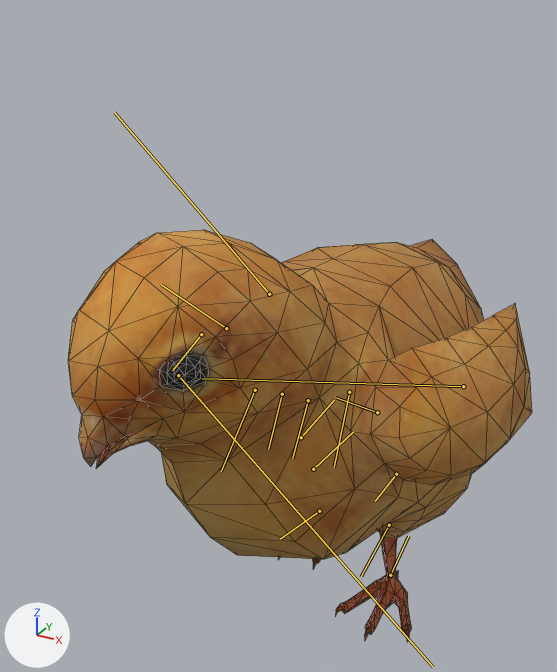
Two versions of the glTF model Asset/Models/Chick/@Chick.gltf, one commit apart.
Camera for both pictures: a camera (50 mm lens) standing at (4.53, -10.22, 10.15) and looking at (-0.77, -0.59, 5.33). Lighting does not change. The marker at lower left points along +X, +Y and +Z. The first picture is the older version. Both versions are drawn at frame 19 of the action 'Struggle'; the numbers are the values there. The bones that change are drawn over the model as lines. Mesh edges are drawn as thin lines.
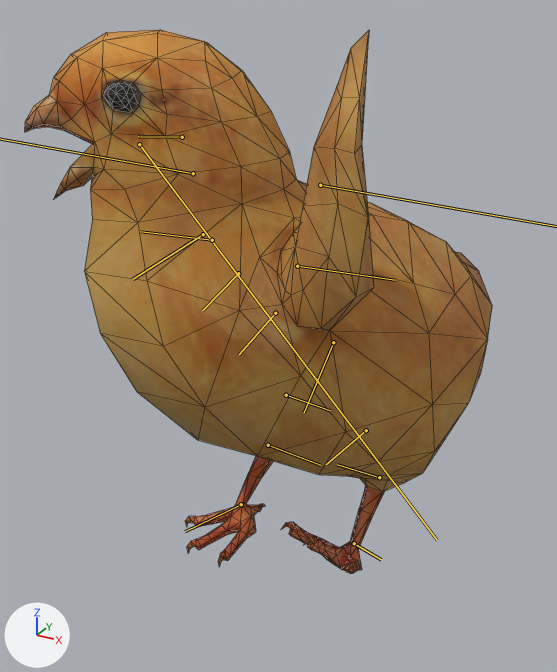
Changed parts and their boxes (x1, y1, x2, y2) in the pictures (557 x 672 px):
'Object_7', posed (32% taller)
    before: (68, 230, 532, 641)
    after: (25, 30, 492, 574)
bone 'Root_M_01', root to tip
    before: (349, 392) to (334, 467)
    after: (333, 342) to (304, 412)
bone 'Hip_R_02', root to tip
    before: (301, 437) to (334, 399)
    after: (286, 395) to (330, 410)
bone 'Knee_R_03', root to tip
    before: (313, 469) to (353, 431)
    after: (268, 445) to (320, 465)
bone 'Ankle_R_04', root to tip
    before: (319, 511) to (280, 539)
    after: (241, 504) to (185, 531)
bone 'Spine1_M_07', root to tip
    before: (308, 400) to (292, 458)
    after: (275, 313) to (239, 354)
bone 'Chest_M_08', root to tip
    before: (282, 394) to (268, 449)
    after: (238, 273) to (202, 310)
bone 'Neck_M_09', root to tip
    before: (255, 390) to (221, 471)
    after: (203, 234) to (133, 279)
bone 'Head_M_010', root to tip
    before: (201, 334) to (172, 370)
    after: (182, 137) to (138, 136)
bone 'Jaw_M_012', root to tip
    before: (178, 375) to (433, 667)
    after: (139, 144) to (437, 540)
bone 'Shoulder_R_015', root to tip
    before: (226, 328) to (161, 284)
    after: (212, 240) to (140, 231)
bone 'Shoulder_L_019', root to tip
    before: (377, 412) to (335, 397)
    after: (297, 266) to (395, 280)
bone 'Hip_L_022', root to tip
    before: (396, 474) to (375, 501)
    after: (366, 430) to (326, 464)
bone 'Knee_L_023', root to tip
    before: (389, 525) to (361, 576)
    after: (379, 477) to (337, 464)
bone 'Ankle_L_024', root to tip
    before: (390, 575) to (408, 536)
    after: (354, 543) to (381, 559)

What changed in the scene script:
```text
Change bone_root_m_01:
    where bone_root_m_01 = bpy.data.objects['Object_4'].pose.bones['Root_M_01']  # child of 'root_00'
    bone_root_m_01.location: (0.06, -0.11, 0.0) -> (0.53, -0.85, -0.29)
    bone_root_m_01.rotation_quaternion: (0.994, -0.03, 0.054, 0.09) -> (0.976, -0.06, 0.198, -0.069)  # degrees (-3, 6, 10) -> degrees (-9, 22, -10)
    bone_root_m_01.scale: (1.0, 1.0, 1.0) -> (1.04, 0.93, 1.04)
Change bone_hip_r_02:
    where bone_hip_r_02 = bpy.data.objects['Object_4'].pose.bones['Hip_R_02']  # child of 'Root_M_01'
    bone_hip_r_02.rotation_quaternion: (0.998, 0.001, 0.009, 0.065) -> (0.96, -0.005, -0.037, -0.277)  # degrees (0, 1, 7) -> degrees (1, -4, -32)
Change bone_knee_r_03:
    where bone_knee_r_03 = bpy.data.objects['Object_4'].pose.bones['Knee_R_03']  # child of 'Hip_R_02'
    bone_knee_r_03.rotation_quaternion: (0.999, -0.001, 0.006, 0.043) -> (0.995, -0.002, 0.014, 0.103)  # degrees (0, 1, 5) -> degrees (0, 2, 12)
Change bone_ankle_r_04:
    where bone_ankle_r_04 = bpy.data.objects['Object_4'].pose.bones['Ankle_R_04']  # child of 'Knee_R_03'
    bone_ankle_r_04.rotation_quaternion: (0.987, 0.0, 0.029, 0.159) -> (0.94, 0.0, -0.06, -0.336)  # degrees (1, 3, 18) -> degrees (2, -7, -39)
Change bone_spine1_m_07:
    where bone_spine1_m_07 = bpy.data.objects['Object_4'].pose.bones['Spine1_M_07']  # child of 'Root_M_01'
    bone_spine1_m_07.rotation_quaternion: (0.999, 0.029, -0.034, 0.0) -> (0.998, -0.026, 0.027, -0.044)  # degrees (3, -4, 0) -> degrees (-3, 3, -5)
Change bone_chest_m_08:
    where bone_chest_m_08 = bpy.data.objects['Object_4'].pose.bones['Chest_M_08']  # child of 'Spine1_M_07'
    bone_chest_m_08.rotation_quaternion: (1.0, 0.0, 0.0, 0.0) -> (0.999, -0.014, 0.016, -0.034)  # degrees (0, 0, 0) -> degrees (-2, 2, -4)
Change bone_neck_m_09:
    where bone_neck_m_09 = bpy.data.objects['Object_4'].pose.bones['Neck_M_09']  # child of 'Chest_M_08'
    bone_neck_m_09.rotation_quaternion: (0.986, -0.104, 0.117, 0.06) -> (0.998, -0.044, 0.041, -0.031)  # degrees (-11, 14, 6) -> degrees (-5, 5, -4)
Change bone_head_m_010:
    where bone_head_m_010 = bpy.data.objects['Object_4'].pose.bones['Head_M_010']  # child of 'Neck_M_09'
    bone_head_m_010.rotation_quaternion: (0.991, 0.039, 0.124, 0.015) -> (0.989, -0.145, 0.041, -0.016)  # degrees (5, 14, 2) -> degrees (-17, 4, -3)
Change bone_jaw_m_012:
    where bone_jaw_m_012 = bpy.data.objects['Object_4'].pose.bones['Jaw_M_012']  # child of 'Head_M_010'
    bone_jaw_m_012.rotation_quaternion: (1.0, 0.0, 0.0, 0.007) -> (0.951, 0.0, 0.0, 0.31)  # degrees (0, 0, 1) -> degrees (0, 0, 36)
Change bone_shoulder_r_015:
    where bone_shoulder_r_015 = bpy.data.objects['Object_4'].pose.bones['Shoulder_R_015']  # child of 'Scapula_R_014'
    bone_shoulder_r_015.rotation_quaternion: (0.998, 0.058, 0.017, 0.005) -> (0.631, 0.138, -0.301, 0.701)  # degrees (7, 2, 1) -> degrees (-18, -35, 102)
Change bone_elbow_r_016:
    where bone_elbow_r_016 = bpy.data.objects['Object_4'].pose.bones['Elbow_R_016']  # child of 'Shoulder_R_015'
    bone_elbow_r_016.rotation_quaternion: (1.0, 0.0, 0.0, 0.0) -> (0.984, -0.047, 0.043, 0.166)  # degrees (0, 0, 0) -> degrees (-5, 6, 19)
Change bone_shoulder_l_019:
    where bone_shoulder_l_019 = bpy.data.objects['Object_4'].pose.bones['Shoulder_L_019']  # child of 'Scapula_L_018'
    bone_shoulder_l_019.rotation_quaternion: (0.998, 0.058, 0.017, 0.005) -> (0.631, 0.138, -0.301, 0.701)  # degrees (7, 2, 1) -> degrees (-18, -35, 102)
Change bone_elbow_l_020:
    where bone_elbow_l_020 = bpy.data.objects['Object_4'].pose.bones['Elbow_L_020']  # child of 'Shoulder_L_019'
    bone_elbow_l_020.rotation_quaternion: (1.0, 0.0, 0.0, 0.0) -> (0.984, -0.047, 0.043, 0.166)  # degrees (0, 0, 0) -> degrees (-5, 6, 19)
Change bone_hip_l_022:
    where bone_hip_l_022 = bpy.data.objects['Object_4'].pose.bones['Hip_L_022']  # child of 'Root_M_01'
    bone_hip_l_022.rotation_quaternion: (0.979, -0.003, -0.027, -0.202) -> (0.994, 0.002, 0.015, 0.108)  # degrees (0, -3, -23) -> degrees (0, 2, 12)
Change bone_knee_l_023:
    where bone_knee_l_023 = bpy.data.objects['Object_4'].pose.bones['Knee_L_023']  # child of 'Hip_L_022'
    bone_knee_l_023.rotation_quaternion: (0.966, -0.005, 0.034, 0.254) -> (0.961, 0.005, -0.037, -0.272)  # degrees (0, 4, 30) -> degrees (2, -4, -32)
Change bone_ankle_l_024:
    where bone_ankle_l_024 = bpy.data.objects['Object_4'].pose.bones['Ankle_L_024']  # child of 'Knee_L_023'
    bone_ankle_l_024.rotation_quaternion: (0.994, 0.0, 0.019, 0.105) -> (0.985, 0.0, 0.031, 0.17)  # degrees (0, 2, 12) -> degrees (1, 3, 20)
```
